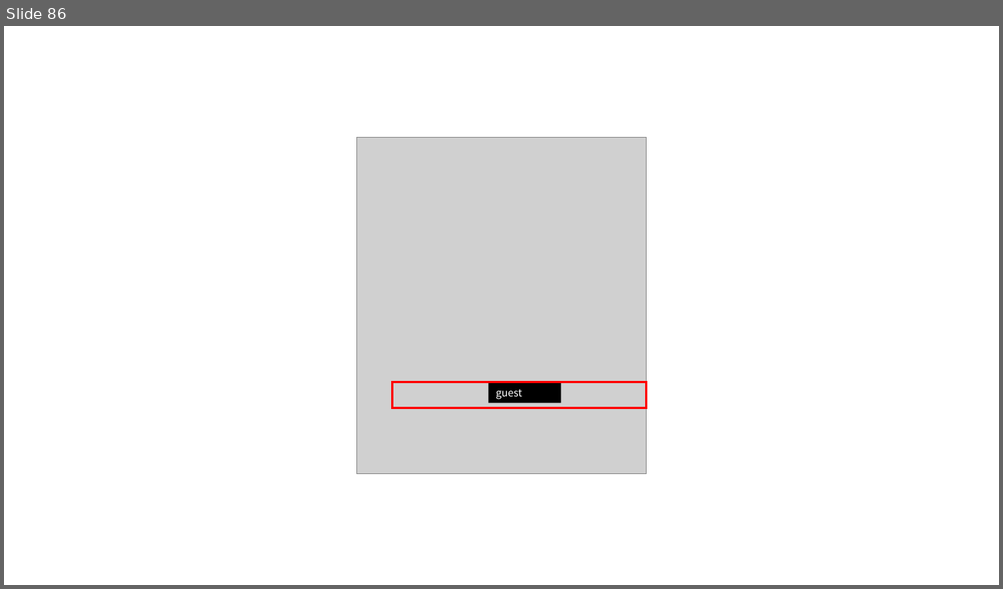
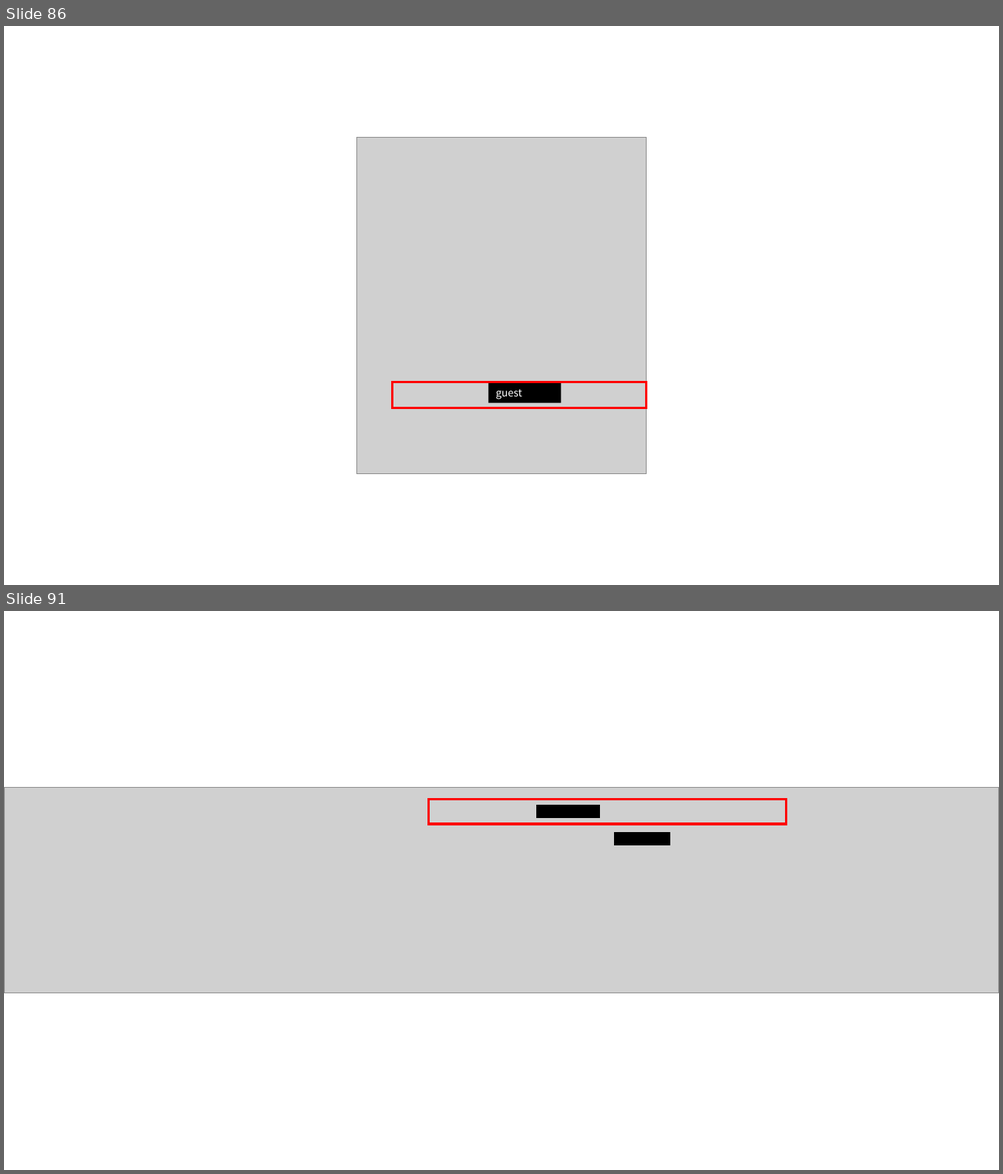
Before and after one commit to nishida2073/ai_navive, a slide deck: 01_テキスト/Git入門_図.pptx. Shown one above the other, each under a label of ours: slide 86 before the commit, slides 86 and 91 after it; the slides between them are not shown. The pictures are 1003x589 and 1003x1174 pixels, drawn with LibreOffice and Linux fonts; fonts in the diff are those of the drawing; grey boxes stand for pictures. Boxes give left, top, right and bottom in pixels: in the first picture for what was removed or moved away, otherwise in the second. Text is boxed around its words. In the diff, an @@ line names an element or a change of style, - is before the commit and + after.

```diff
--- a/01_テキスト/Git入門_図.pptx
+++ b/01_テキスト/Git入門_図.pptx
@@ slide 91 added at [4, 611, 999, 1170], background #FFFFFF @@
@@ picture added at [4, 788, 999, 994] @@
@@ rectangle added at [429, 800, 786, 824], outline #FF0000 2.25 pt @@
@@ rectangle added at [537, 805, 600, 817], fill #000000, outline #000000 1 pt @@
@@ rectangle added at [614, 832, 670, 846], fill #000000, outline #000000 1 pt @@
```
Also in this commit, not shown: 12 other slides added, 1 other file.
